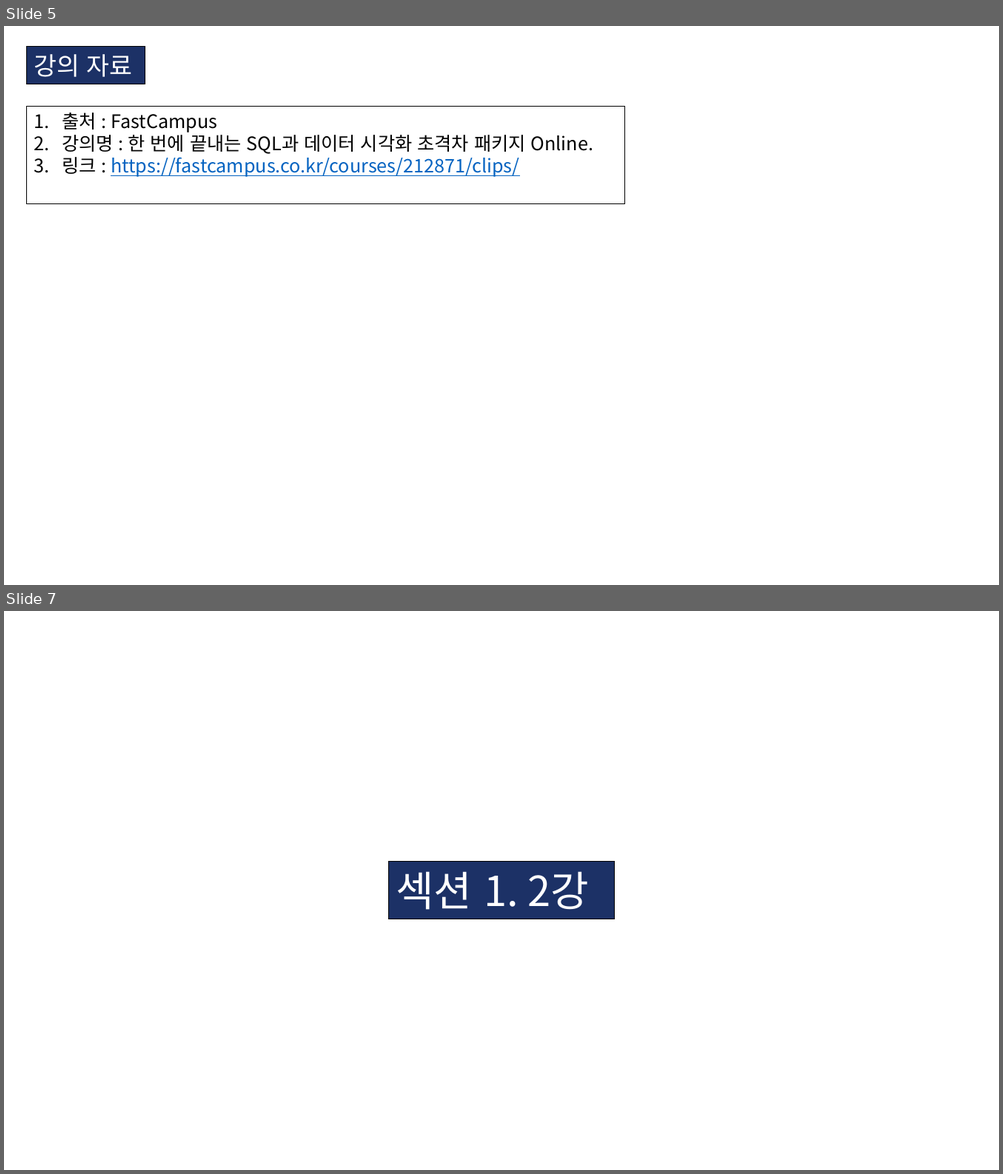
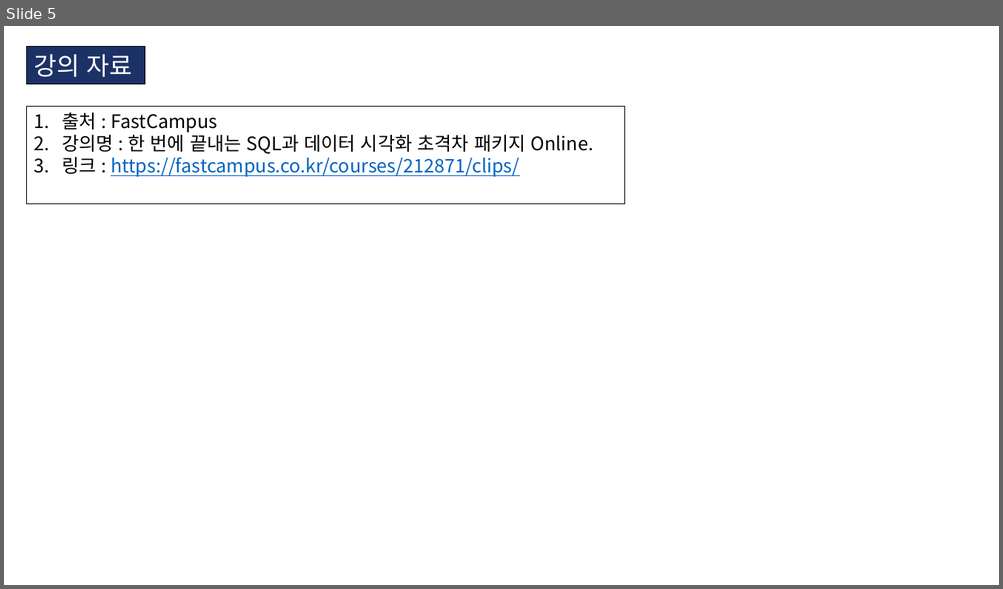
Before and after one commit to KIM-BEOMSOO/study, a slide deck: 00.공부 정리(최종)/04.DB/01.FastCampus_DB.pptx. Shown one above the other, each under a label of ours: slides 5 and 7 before the commit, slide 5 after it; the slides between them are not shown. The pictures are 1003x1174 and 1003x589 pixels, drawn with LibreOffice and Linux fonts; fonts in the diff are those of the drawing. Boxes give left, top, right and bottom in pixels: in the first picture for what was removed or moved away, otherwise in the second. Text is boxed around its words. In the diff, an @@ line names an element or a change of style, - is before the commit and + after.

```diff
--- a/00.공부 정리(최종)/04.DB/01.FastCampus_DB.pptx
+++ b/00.공부 정리(최종)/04.DB/01.FastCampus_DB.pptx
@@ slide 7 removed at [4, 611, 999, 1170], background #FFFFFF @@
@@ rectangle removed at [389, 862, 614, 919] @@
-섹션 1. 2강
```
Also in this commit, not shown: 1 slide changed, 8 slides added, 8 other files.
